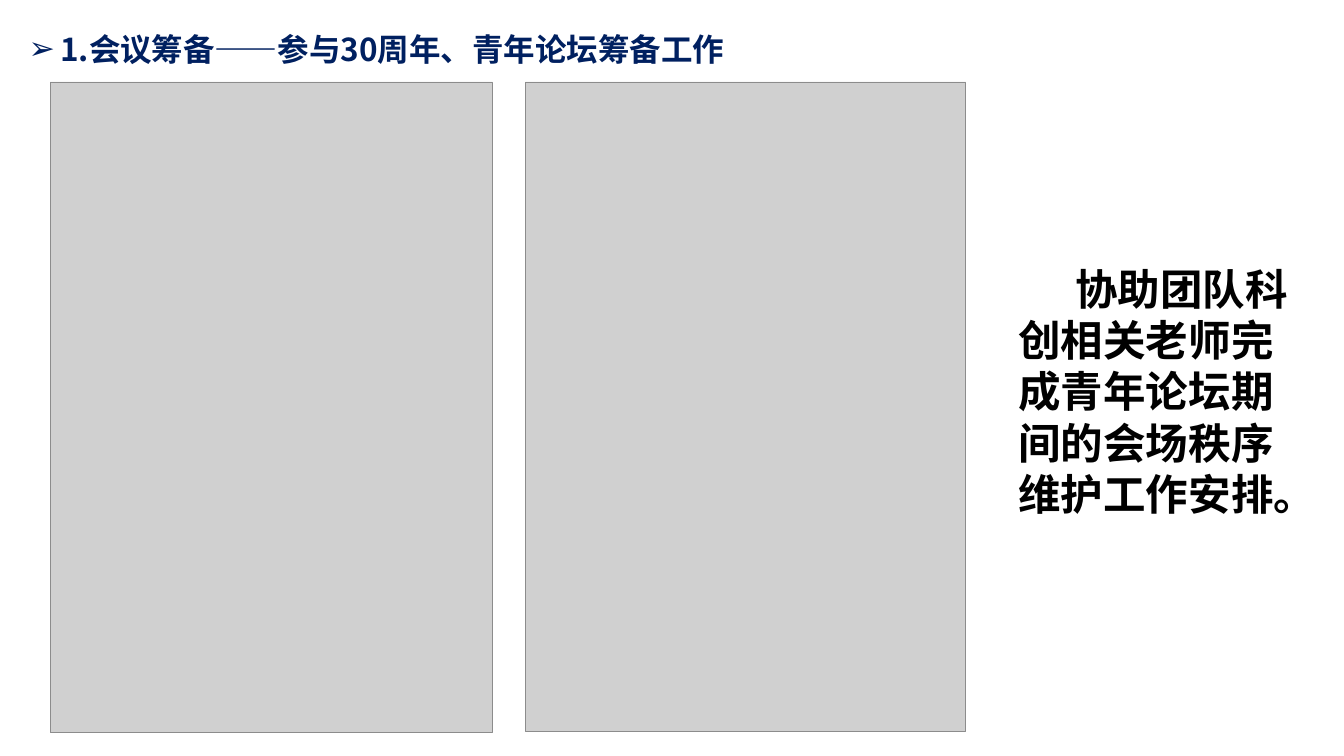
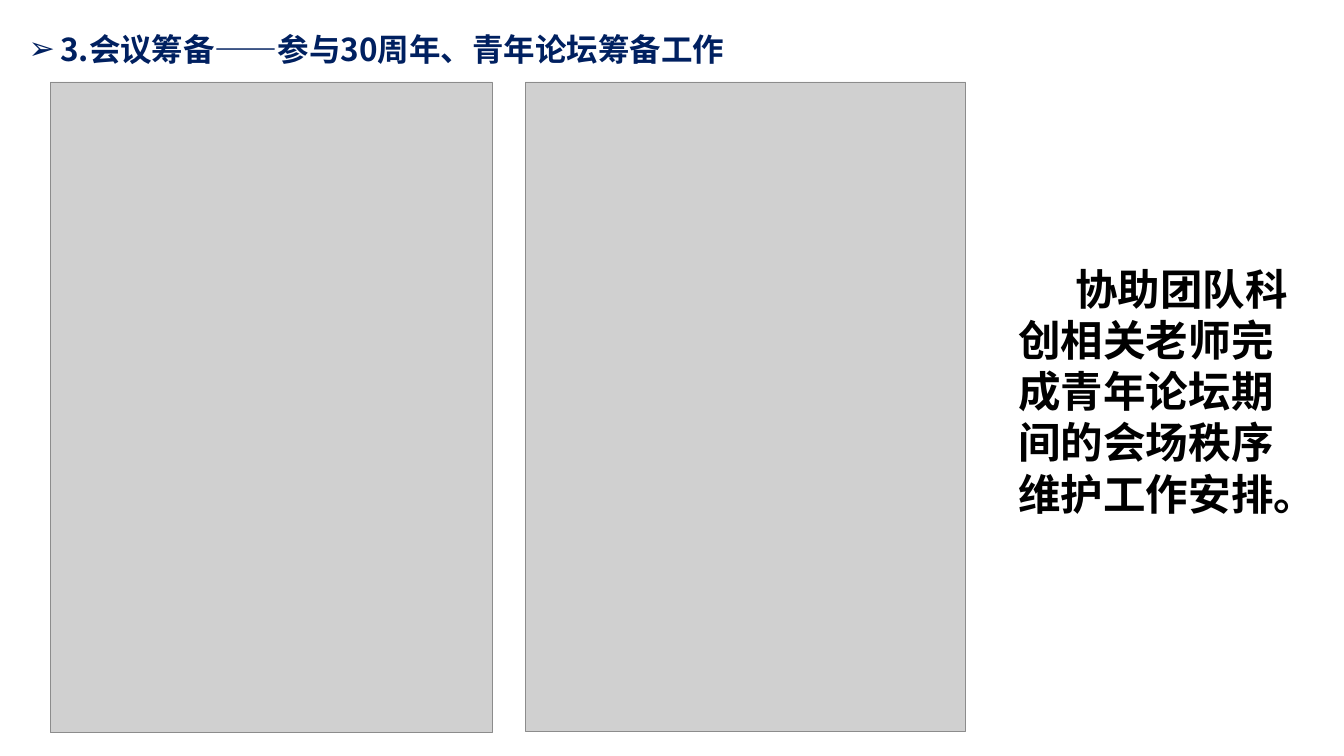
Before and after one commit to Humble-Engineer/Reports, a slide deck: slide 5 of 2024年/周报20240524.pptx (slide 3 before the commit). Drawn at 1344x756 pixels with LibreOffice and Linux fonts; fonts in the diff are those of the drawing; grey boxes stand for pictures. Boxes give left, top, right and bottom in pixels: in the first picture for what was removed or moved away, otherwise in the second. Text is boxed around its words. In the diff, an @@ line names an element or a change of style, - is before the commit and + after.

```diff
--- a/2024年/周报20240524.pptx
+++ b/2024年/周报20240524.pptx
@@ text at (60,34,724,64): text changed @@
-➢ 1.会议筹备——参与30周年、青年论坛筹备工作
+➢ 3.会议筹备——参与30周年、青年论坛筹备工作
```
Also in this commit, not shown: 6 other slides changed, 2 slides added.
